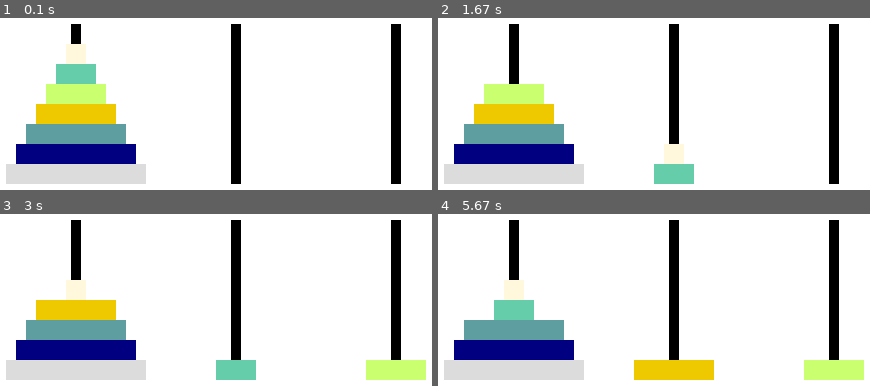
Above: before the commit, frames 1-4 (two rows, left to right).
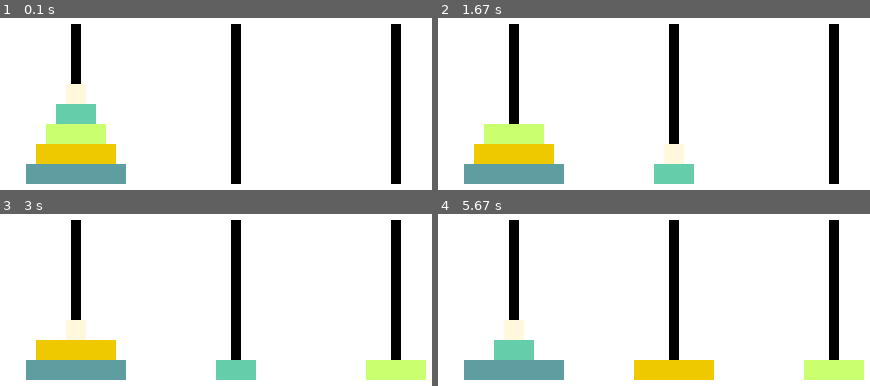
Above: after the commit, the same moments.

Repository: ogxone/tower-of-hanoi-simulation
Game: pygame game, started from runner.py
Same seed, same stepped clock (60 frames per second), same inputs: the game is played once before the commit and once after it.
Inputs:
- Up to frame 1 (0.1 s): no input
- Up to frame 2 (1.67 s): no input
- Up to frame 3 (3 s): no input
- Up to frame 4 (5.67 s): no input

The runs differ from the first frame. In frame 1, 15% of the frame differs, in the area x 1-34%, y 15-97%; in frame 2, 13%; in frame 3, 12%; in frame 4, 11%.

Commit message:
cmd input fix

Diff:
--- a/runner.py
+++ b/runner.py
@@ -1,7 +1,29 @@
+import getopt
+import sys
+
 from drawer.pygame import Drawer
 from simulator import generate_source_rod, Rod, TowerSimulator
 
+
+def get_opts():
+    opts = {
+        'disk-num': 5
+    }
+
+    input_opts, _ = getopt.getopt(sys.argv[1:], '', ['disk-num='])
+    for opt_name, opt_val in input_opts:
+        if opt_name == '--disk-num':
+            opt_val = int(opt_val)
+            if 3 <= opt_val <= 8:
+                opts['disk-num'] = opt_val
+                continue
+            raise ValueError(f'disk-num should be an integer between 3 and 8, `{opt_val}` given')
+
+    return opts
+
+
 if __name__ == '__main__':
-    rods = [generate_source_rod(8), Rod(), Rod()]
+    opts = get_opts()
+    rods = [generate_source_rod(opts['disk-num']), Rod(), Rod()]
 
     Drawer(TowerSimulator(rods), rods, rods[0].disks).show_simulation()
--- a/simulator.py
+++ b/simulator.py
@@ -41,7 +41,7 @@
 
 def generate_source_rod(size):
     rod = Rod()
-    for i in range(1, int(size)):
+    for i in range(1, int(size) + 1):
         rod.add_disk(Disk(i))
 
     return rod
@@ -106,8 +106,3 @@
 
     def is_complete(self):
         return len(self.rods[0]) == 0 and (len(self.rods[1]) == self.dim or len(self.rods[2]) == self.dim)
-
-# if __name__ == '__main__':
-#     rods = [generate_source_rod(8), Rod(), Rod()]
-#
-#     Drawer(TowerSimulator(rods), rods, rods[0].disks).show_simulation()
